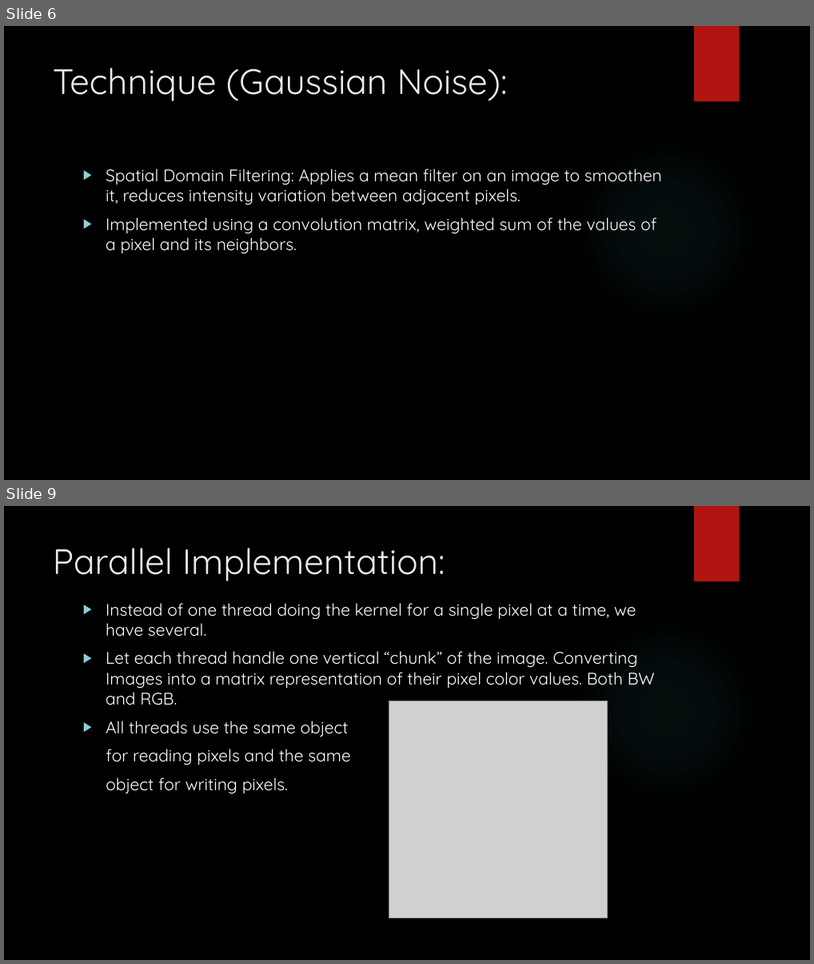
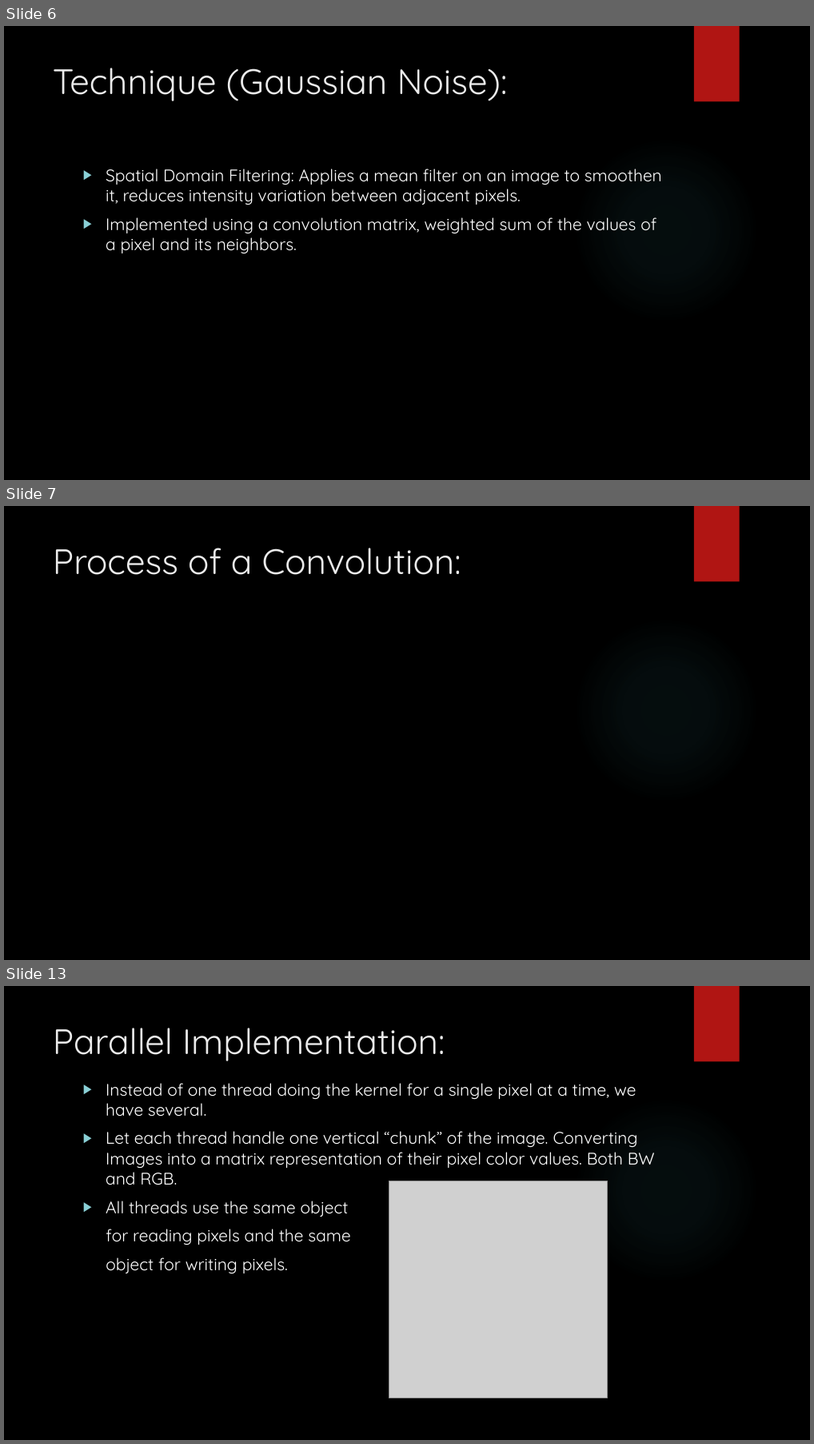
Before and after one commit to nivekranjith/Clarity, a slide deck: Report Presentation/Report Presentation (original format).pptx. Shown one above the other, each under a label of ours: slides 6 and 9 before the commit, slides 6, 7 and 13 after it; the slides between them are not shown. The pictures are 814x964 and 814x1444 pixels, drawn with LibreOffice and Linux fonts; fonts in the diff are those of the drawing; grey boxes stand for pictures; background and template pictures are left out. Boxes give left, top, right and bottom in pixels: in the first picture for what was removed or moved away, otherwise in the second. Text is boxed around its words. In the diff, an @@ line names an element or a change of style, - is before the commit and + after.

```diff
--- a/Report Presentation/Report Presentation (original format).pptx
+++ b/Report Presentation/Report Presentation (original format).pptx
@@ slide 7 added at (x1=4, y1=506, x2=810, y2=960), background picture (left out); not listed: 2 template elements that a slide beside it also shows @@
@@ title added at (x1=53, y1=548, x2=462, y2=575), 42 pt, text #EBEBEB @@
+Process of a Convolution:
@@ what was slide 9 is now slide 13 @@
```
Also in this commit, not shown: 1 slide changed, 4 other slides added, 1 slide removed.
